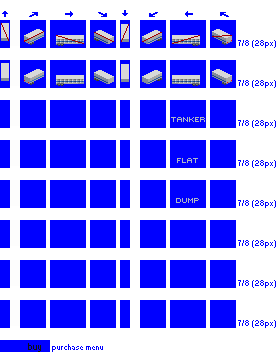
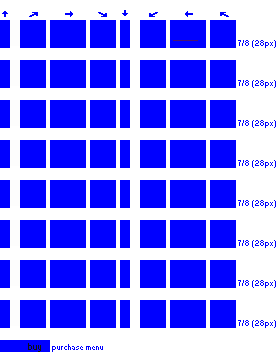
Layered file, before and after one edit (280 × 360). Changes by layer:
added layer "Layer 2" above "TANKER Flat Dump" over (173, 40, 198, 41)
hid "TANKER Flat Dump", painted on it over (171, 117, 205, 203)
hid "trailer" over (1, 23, 232, 86)
